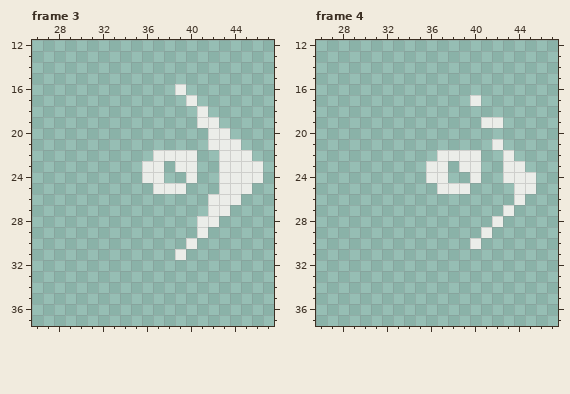
One commit to this pixel-art file: assets/images/characters/attack_unarmed.aseprite. Above: the version before the commit.
48x48 pixels, 7 frames. Shown: frame 3: x 26..47, y 12..37; frame 4: x 26..47, y 12..37. The commit also changed other frames, which this record leaves out.
New version:
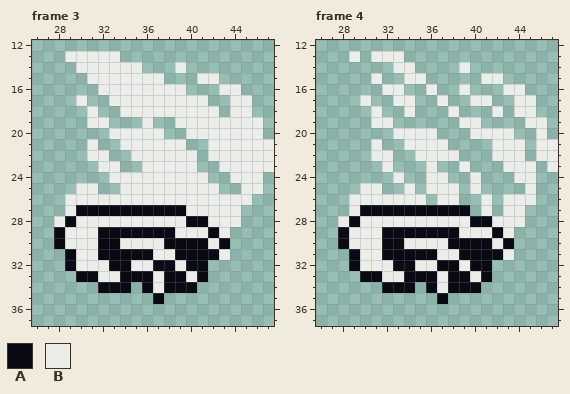
Palette (. is transparent): A #090a14  B #ebede9
Diff:
Frame 3, layers "Layer 2", "Layer 1":
The author put colour A in row 27 at x 30 to 39; in row 28 at x 29 and 40; in row 29 at x 28, 32 to 38 and 42; in row 30 at x 28, 32 to 33, 38 to 39, 41 and 43; in row 31 at x 29, 32 to 36 and 40 to 42; in row 32 at x 29, 33 to 34, 37 to 38 and 40 to 41.
The author put colour A in row 33 at x 30 to 31, 34 to 36, 38 to 39 and 41; in row 34 at x 32 to 34, 36 and 38 to 40; in row 35 at x 37.
Colour B becomes colour A in row 28 at x 41; in row 30 at x 40; in row 31 at x 39.
The author put colour B in row 13 at x 29 to 33; in row 14 at x 30 to 35 and 39; in row 15 at x 31 to 37 and 41 to 42; in row 16 at x 32 to 38 and 43 to 44; in row 17 at x 30, 33 to 39, 41 and 44 to 45; in row 18 at x 31, 34 to 40, 42 and 44 to 45.
The author put colour B in row 19 at x 31 to 32, 36, 39 to 40 and 43 to 46; in row 20 at x 33 to 37, 40 to 41 and 44 to 46; in row 21 at x 31, 34 to 39 and 45 to 47; in row 22 at x 31 to 32, 35 to 36, 42 and 46 to 47; in row 23 at x 32 to 33, 38 and 47; in row 24 at x 33 to 35, 38 to 39 and 41.
The author put colour B in row 25 at x 30 to 31, 34 to 36, 40 to 42 and 46; in row 26 at x 29 to 41 and 45; in row 27 at x 29, 40 to 41 and 44; in row 28 at x 28, 30 to 39 and 43 to 44; in row 29 at x 29 to 31, 39 to 40 and 43; in row 30 at x 29 to 31, 34 to 37 and 42.
The author put colour B in row 31 at x 30 to 31, 37 to 38 and 43; in row 32 at x 30 to 32, 35 to 36 and 39; in row 33 at x 32 to 33, 37 and 40; in row 34 at x 37.
The edit erases colour B in row 24 at x 43; in row 25 at x 43 to 44.
Frame 4, layers "Layer 2", "Layer 1":
The author put colour A in row 27 at x 30 to 39; in row 28 at x 29 and 40 to 41; in row 29 at x 28, 32 to 38 and 42; in row 30 at x 28, 32 to 33, 38 to 39, 41 and 43; in row 31 at x 29, 32 to 36 and 39 to 42; in row 32 at x 29, 33 to 34, 37 to 38 and 40 to 41.
The author put colour A in row 33 at x 30 to 31, 34 to 36, 38 to 39 and 41; in row 34 at x 32 to 34, 36 and 38 to 40; in row 35 at x 37.
Colour B becomes colour A in row 30 at x 40.
The author put colour B in row 13 at x 29 and 31 to 33; in row 14 at x 33 to 34 and 39; in row 15 at x 31, 34 to 35 and 41 to 42; in row 16 at x 32 to 33, 36, 39 and 43 to 44; in row 17 at x 30, 33 to 34, 37, 41 and 44 to 45; in row 18 at x 31, 34, 38, 42 and 44 to 45.
The author put colour B in row 19 at x 31 to 32, 39 to 40 and 45 to 46; in row 20 at x 33 to 36, 40 to 43 and 46; in row 21 at x 31, 34 to 37, 43 to 44 and 46 to 47; in row 22 at x 31 to 32, 35 to 36, 42, 44 and 46 to 47; in row 23 at x 32, 45 and 47; in row 24 at x 33.
The author put colour B in row 25 at x 30 to 31, 34, 36 and 40; in row 26 at x 29 to 35, 37 to 38, 41, 43 and 45; in row 27 at x 29, 41 and 44; in row 28 at x 28, 30 to 39 and 43 to 44; in row 29 at x 29 to 31, 39 to 40 and 43; in row 30 at x 29 to 31, 34 to 37 and 42.
The author put colour B in row 31 at x 30 to 31, 37 to 38 and 43; in row 32 at x 30 to 32, 35 to 36 and 39; in row 33 at x 32 to 33, 37 and 40; in row 34 at x 37.
The edit erases colour B in row 19 at x 41 to 42; in row 22 at x 39 to 40; in row 23 at x 37 and 40; in row 24 at x 43; in row 25 at x 39 and 44.
Pixel boxes of the changes (left, top, right, bottom) in both pictures:
changed: (54, 51, 274, 304)
changed: (338, 51, 558, 304)
